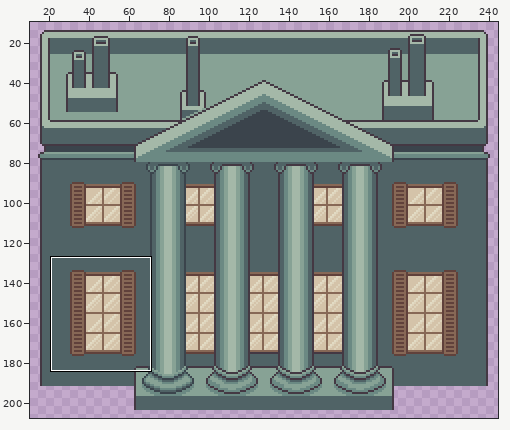
Two states of a pixel-art file, assets/02_architecture/04_casino/casino.aseprite. Above: a wide view before the commit, with the close-up outlined.
Close-up. Earlier state:
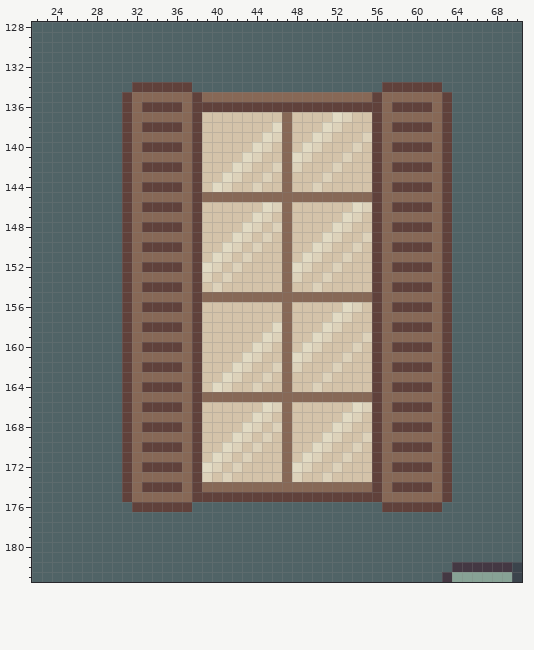
250x208 pixels, 1 frame. Colours within 5 levels of each other are drawn and written as one. Shown: x 22..70, y 128..183. The wide view leaves out empty margins. The commit also changed other parts of the picture, which this record leaves out.
Now the later version:
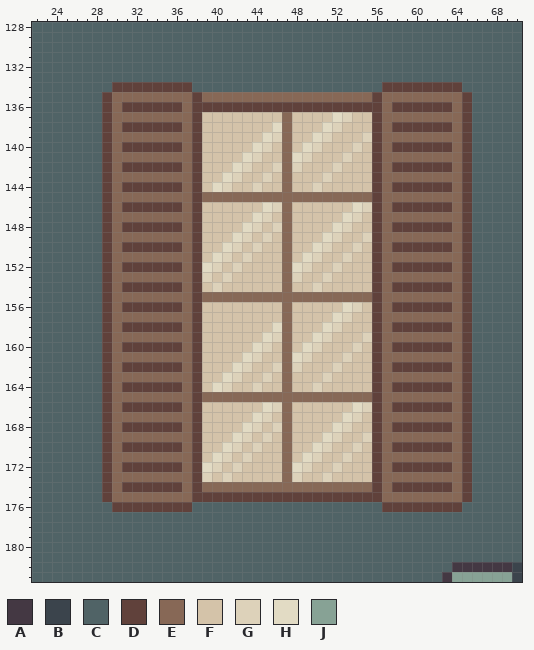
Palette (. is transparent): A #443843  B #3b444c  C #506366  D #60413b  E #876856  F #d4c3a9  G #ddd2ba  H #e2dbc4  J #87a295
Difference:
Changed rows in their new state; - is an unchanged pixel.
Layer "fenetres":
first column x 29:
134 -DD-------------------------------DD-
135 DEE-------------------------------EED
136 DE-D-----------------------------D-ED
137 DEE-------------------------------EED
138 DE-D-----------------------------D-ED
139 DEE-------------------------------EED
140 DE-D-----------------------------D-ED
141 DEE-------------------------------EED
142 DE-D-----------------------------D-ED
143 DEE-------------------------------EED
144 DE-D-----------------------------D-ED
145 DEE-------------------------------EED
146 DE-D-----------------------------D-ED
147 DEE-------------------------------EED
148 DE-D-----------------------------D-ED
149 DEE-------------------------------EED
150 DE-D-----------------------------D-ED
151 DEE-------------------------------EED
152 DE-D-----------------------------D-ED
153 DEE-------------------------------EED
154 DE-D-----------------------------D-ED
155 DEE-------------------------------EED
156 DE-D-----------------------------D-ED
157 DEE-------------------------------EED
158 DE-D-----------------------------D-ED
159 DEE-------------------------------EED
160 DE-D-----------------------------D-ED
161 DEE-------------------------------EED
162 DE-D-----------------------------D-ED
163 DEE-------------------------------EED
164 DE-D-----------------------------D-ED
165 DEE-------------------------------EED
166 DE-D-----------------------------D-ED
167 DEE-------------------------------EED
168 DE-D-----------------------------D-ED
169 DEE-------------------------------EED
170 DE-D-----------------------------D-ED
171 DEE-------------------------------EED
172 DE-D-----------------------------D-ED
173 DEE-------------------------------EED
174 DE-D-----------------------------D-ED
175 DEE-------------------------------EED
176 -DD-------------------------------DD-
